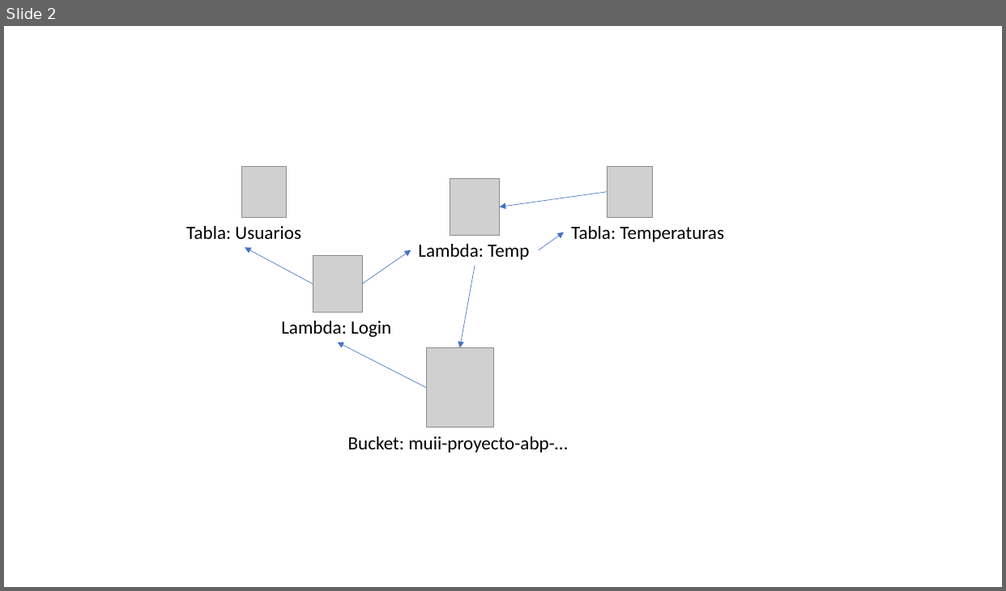
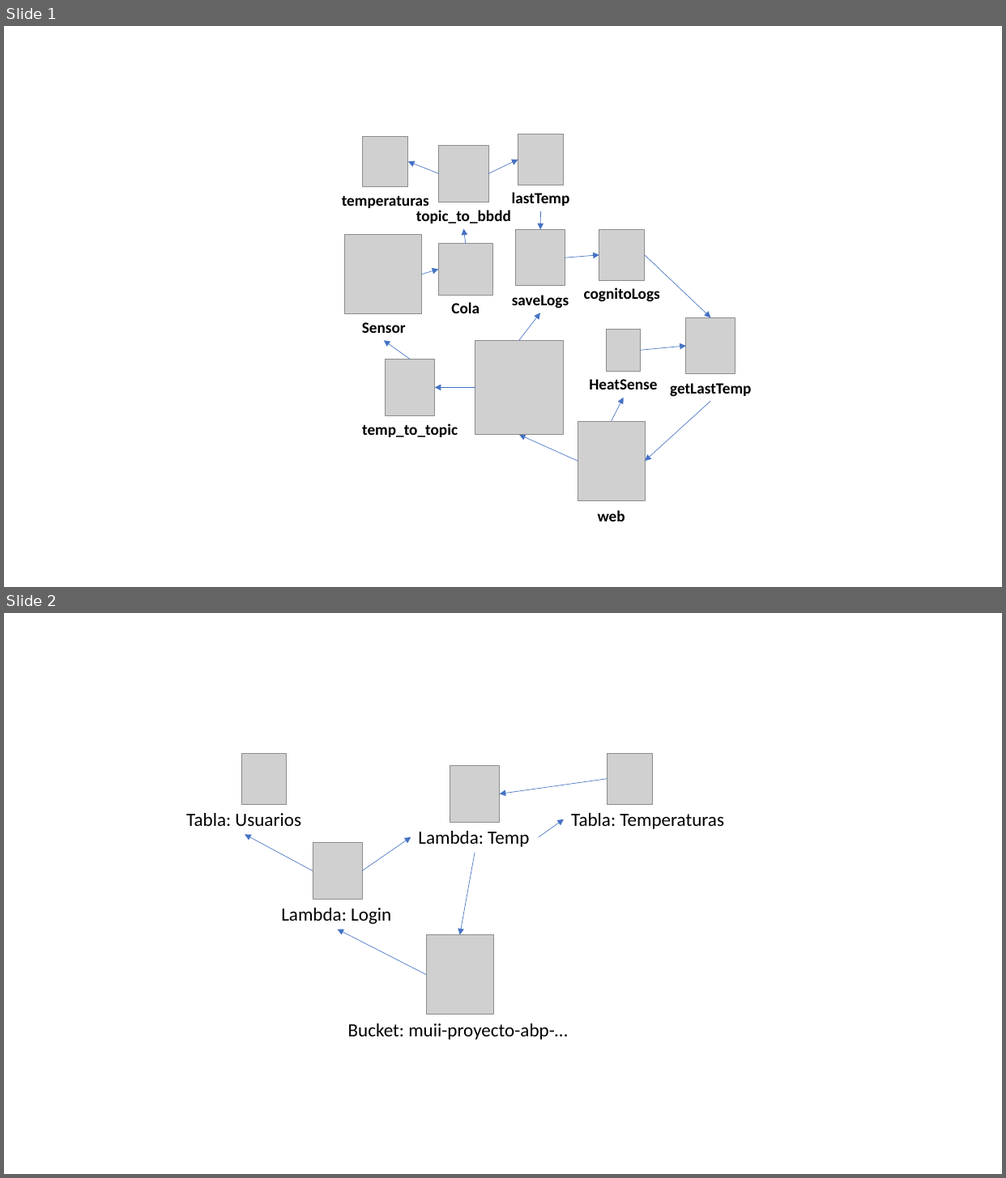
Before and after one commit to ansmartin/Proyecto-PYGITIC-2020, a slide deck: Documentación/draft design/bocetos estructura/design.pptx. Shown one above the other, each under a label of ours: slide 2 before the commit, slides 1 and 2 after it. The pictures are 1006x591 and 1006x1178 pixels, drawn with LibreOffice and Linux fonts; fonts in the diff are those of the drawing; grey boxes stand for pictures. Boxes give left, top, right and bottom in pixels: in the first picture for what was removed or moved away, otherwise in the second. Text is boxed around its words. In the diff, an @@ line names an element or a change of style, - is before the commit and + after.

```diff
--- a/Documentación/draft design/bocetos estructura/design.pptx
+++ b/Documentación/draft design/bocetos estructura/design.pptx
@@ slide 1 added at (4,26,1002,587), background #FFFFFF @@
@@ group added at (342,134,751,522): 14 arrows, 12 pictures, 11 texts @@
+web
+topic_to_bbdd
+Cola
+Sensor
+lastTemp
+saveLogs
+temperaturas
+cognitoLogs
+temp_to_topic
+getLastTemp
+HeatSense
```
Also in this commit, not shown: 3 other slides added, 1 slide removed, 3 other files.
